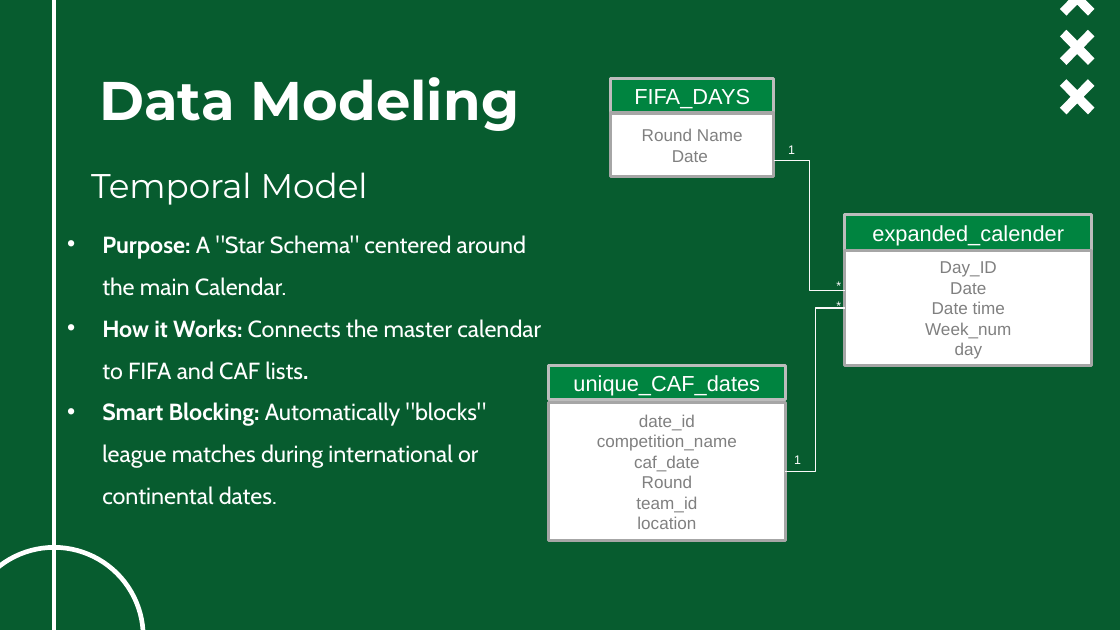
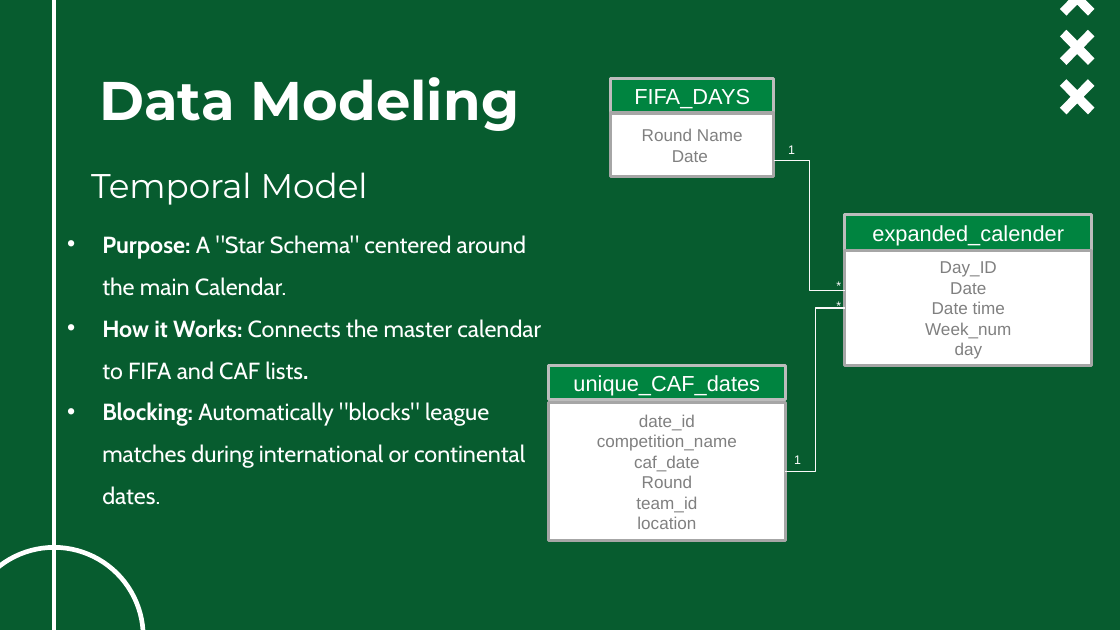
Before and after one commit to ghassanelgendy/egyptian-premier-league-schedule-optimizer, a slide deck: slide 18 of Documentations/presentation V1.pptx. Drawn at 1120x630 pixels with LibreOffice and Linux fonts; fonts in the diff are those of the drawing; background and template pictures are left out. Boxes give left, top, right and bottom in pixels: in the first picture for what was removed or moved away, otherwise in the second. Text is boxed around its words. In the diff, an @@ line names an element or a change of style, - is before the commit and + after.

```diff
--- a/Documentations/presentation V1.pptx
+++ b/Documentations/presentation V1.pptx
@@ subtitle at (x1=102, y1=402, x2=525, y2=505): text changed @@
-  • Smart Blocking: Automatically "blocks" league matches during international or continental dates.
+  • Blocking: Automatically "blocks" league matches during international or continental dates.
```
Also in this commit, not shown: 6 other slides changed, 1 slide added.
